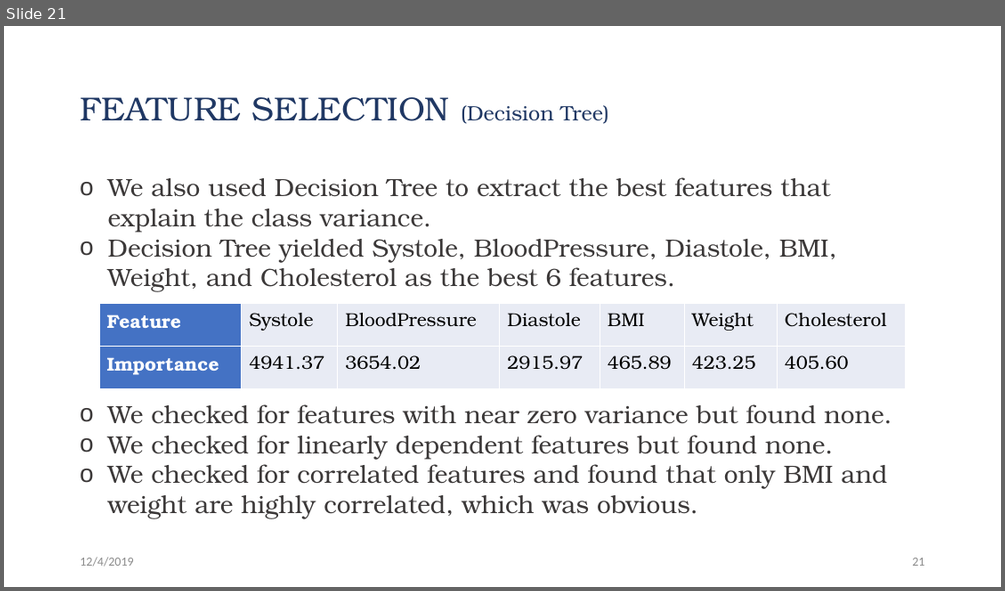
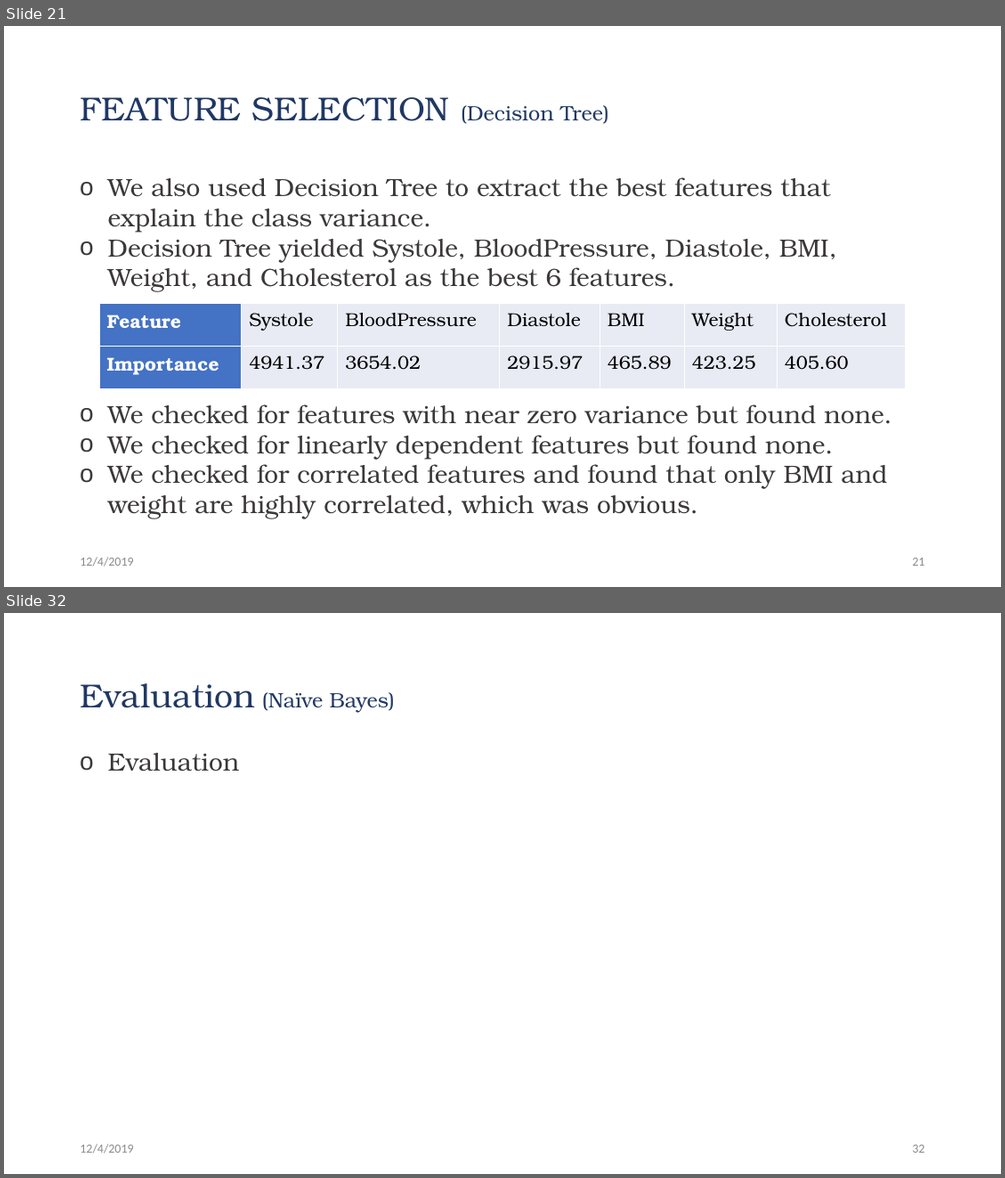
Before and after one commit to Jwen-pg/cds501-predicting-heart-disease, a slide deck: presentation.pptx. Shown one above the other, each under a label of ours: slide 21 before the commit, slides 21 and 32 after it; the slides between them are not shown. The pictures are 1005x591 and 1005x1178 pixels, drawn with LibreOffice and Linux fonts; fonts in the diff are those of the drawing. Boxes give left, top, right and bottom in pixels: in the first picture for what was removed or moved away, otherwise in the second. Text is boxed around its words. In the diff, an @@ line names an element or a change of style, - is before the commit and + after.

```diff
--- a/presentation.pptx
+++ b/presentation.pptx
@@ slide 32 added at box(4, 613, 1001, 1174), background #FFFFFF @@
@@ title added at box(80, 683, 395, 713), 20 pt, text #203864 @@
+Evaluation (Naïve Bayes)
@@ text added at box(108, 753, 240, 771), 24 pt, text #3B3838 @@
+o Evaluation
@@ text added at box(80, 1143, 133, 1153), 12 pt, text #8C8C8C @@
+12/4/2019
@@ page number added at box(912, 1144, 924, 1152), 12 pt, text #8C8C8C @@
+32
```
Also in this commit, not shown: 7 slides changed, 7 other slides added, 1 slide removed.
